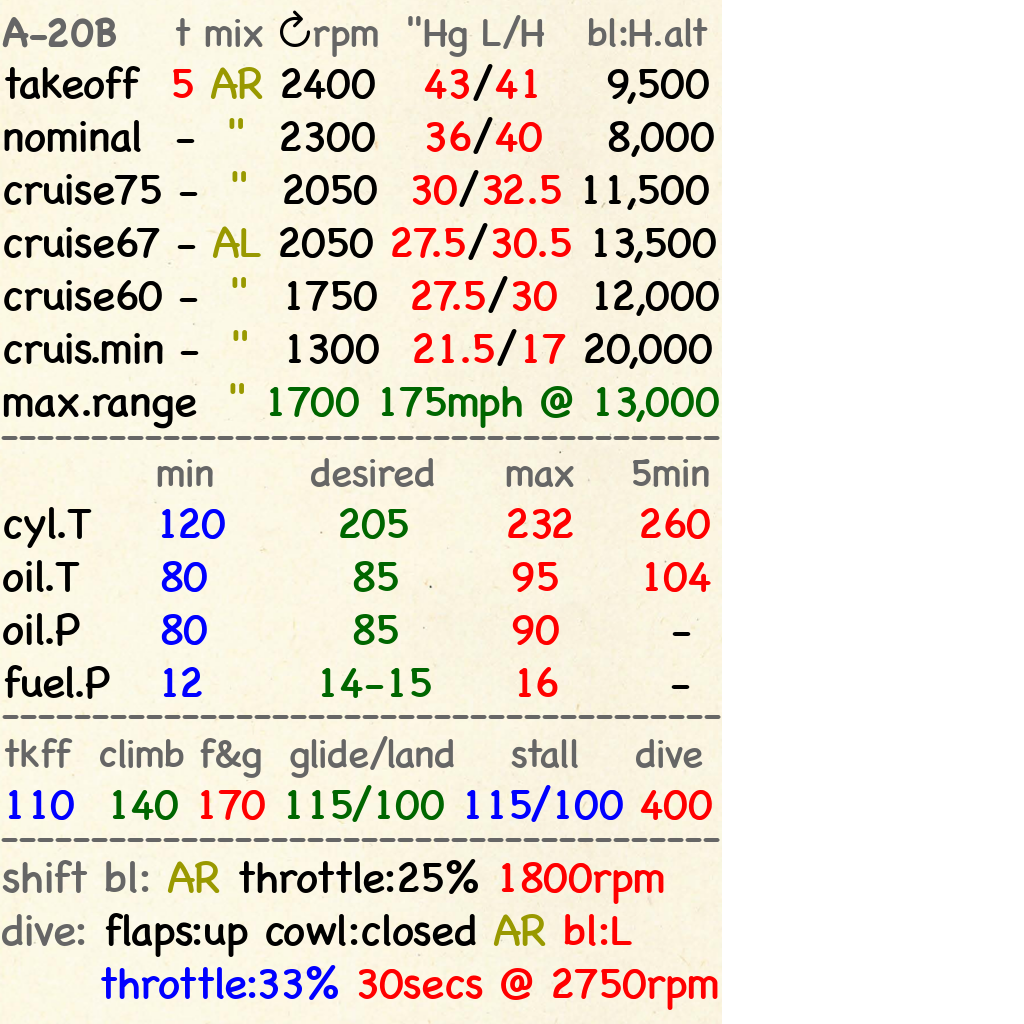
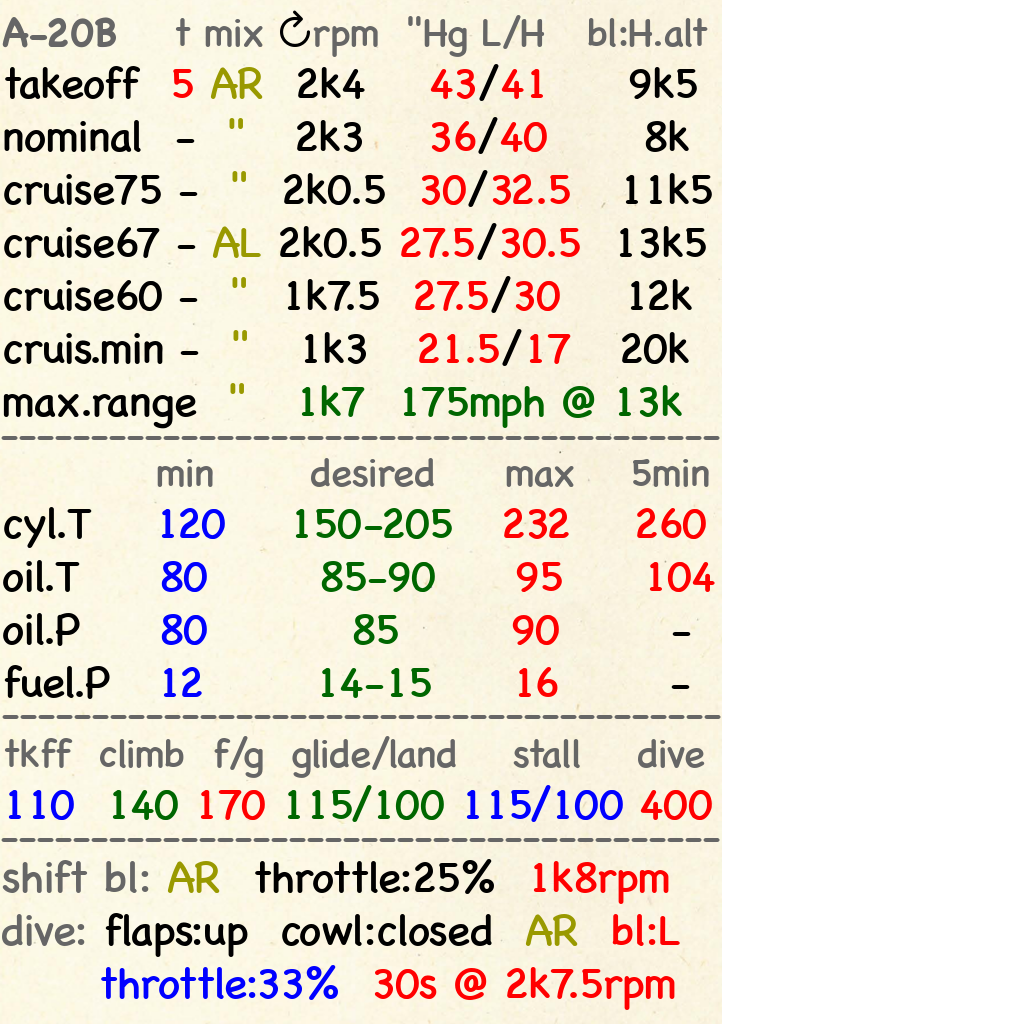
Layer changes from the first 1024 × 1024 image to the second:
painted on "A-20B t mix ↻rpm 'Hg L/H ..." over (269, 64, 719, 428)
painted on "min desired ..." over (295, 508, 715, 592)
renamed "tkff climb f&g glide/land ..." to "tkff climb f/g glide/land ...", painted on it over (200, 736, 705, 778)
renamed "shift bl: AR throttle:25% 1800..." to "shift bl: AR throttle:25% 1k...", painted on it over (239, 859, 718, 1010)
